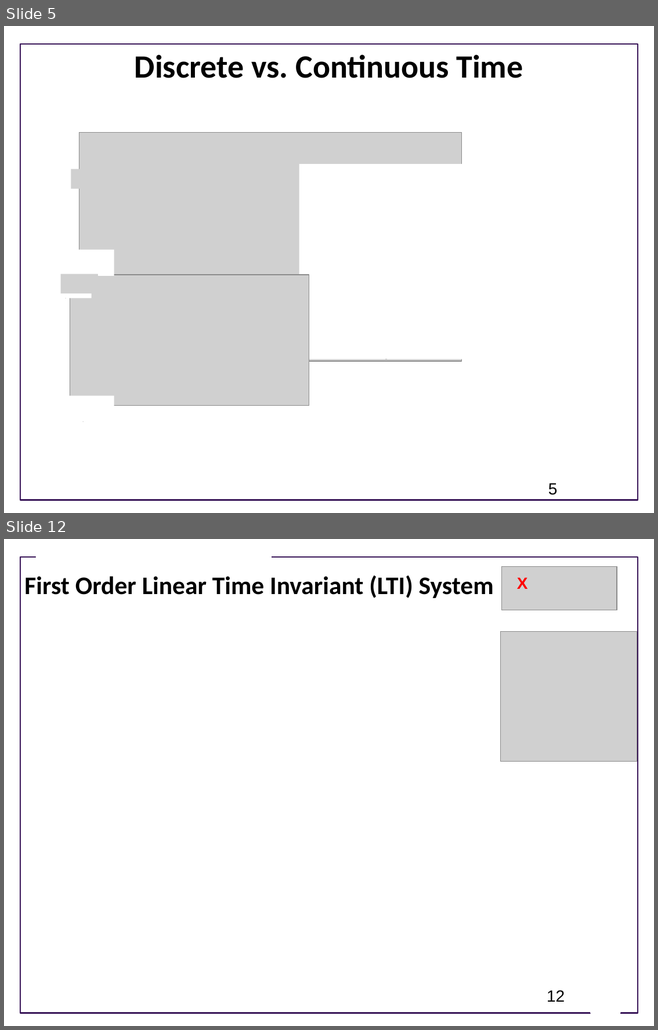
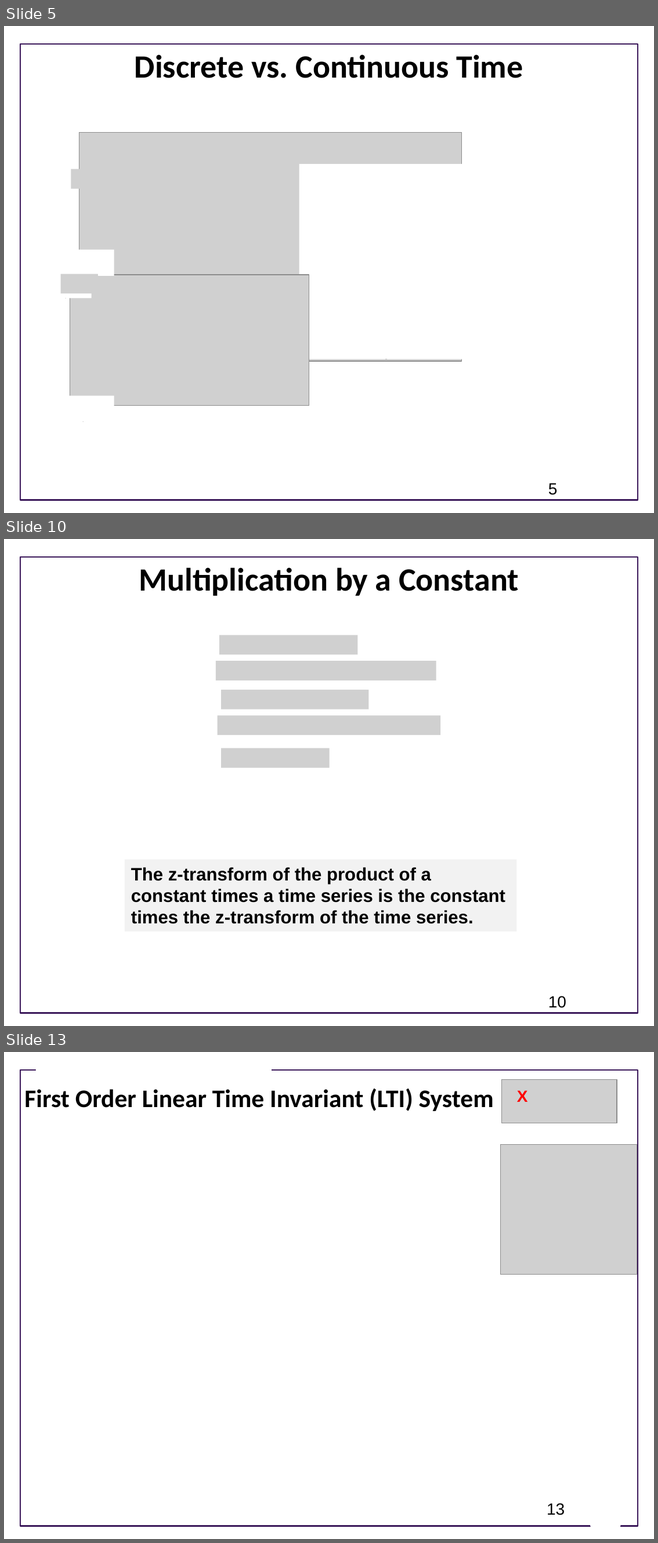
Before and after one commit to joseph-hellerstein/advanced-controls-lectures, a slide deck: lectures/lecture_09-linear_time_invariant_systems/linear_time_invariant_systems.pptx. Shown one above the other, each under a label of ours: slides 5 and 12 before the commit, slides 5, 10 and 13 after it; the slides between them are not shown. The pictures are 658x1030 and 658x1543 pixels, drawn with LibreOffice and Linux fonts; fonts in the diff are those of the drawing; grey boxes stand for pictures; background and template pictures are left out. Boxes give left, top, right and bottom in pixels: in the first picture for what was removed or moved away, otherwise in the second. Text is boxed around its words. In the diff, an @@ line names an element or a change of style, - is before the commit and + after.

```diff
--- a/lectures/lecture_09-linear_time_invariant_systems/linear_time_invariant_systems.pptx
+++ b/lectures/lecture_09-linear_time_invariant_systems/linear_time_invariant_systems.pptx
@@ slide 10 added at (4, 539, 654, 1026), background #FFFFFF; not listed: 1 template element that a slide beside it also shows @@
@@ title added at (139, 567, 518, 596), 36 pt, text #000000, bold @@
+Multiplication by a Constant
@@ picture added at (219, 635, 357, 654) @@
@@ picture added at (216, 661, 436, 681) @@
@@ picture added at (221, 690, 368, 709) @@
@@ picture added at (217, 716, 440, 735) @@
@@ picture added at (221, 748, 329, 768) @@
@@ rectangle added at (125, 859, 517, 931), fill #F2F2F2, 20 pt, text #000000, bold @@
+The z-transform of the product of a constant times a time series is the constant times the z-transform of the time series.
@@ page number added at (548, 996, 566, 1008), 18 pt, text #000000 @@
+10
@@ what was slide 12 is now slide 13 @@
@@ page number at (546, 1503, 564, 1515): text changed @@
-12
+13
```
Also in this commit, not shown: 8 slides changed, 1 other slide added, 1 slide removed.
